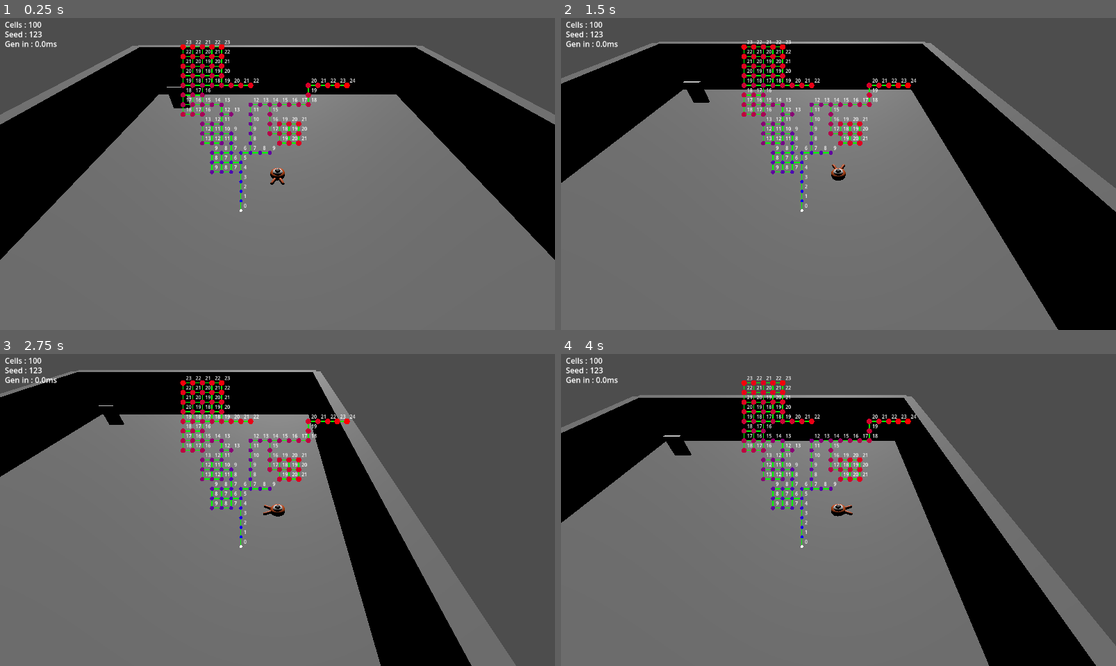
Above: before the commit, frames 1-4 (two rows, left to right).
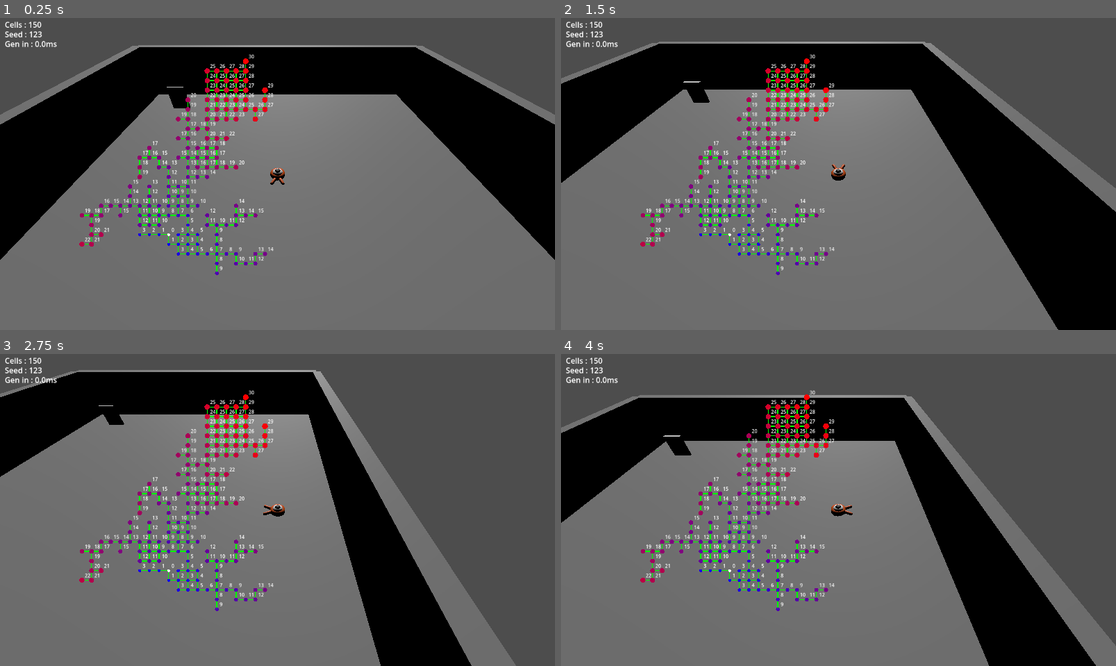
Above: after the commit, the same moments.

Repository: LeFodeurCou/Godot-Lab
Game: Godot game, scene res://World/Static/World000001.tscn
Two runs of this game, one before a commit and one after it. Both use one fixed random seed, a clock stepped at 60 frames per second and the inputs below. This scene is started directly instead of the project's main scene.
Inputs:
- Up to frame 1 (0.25 s): no input
- Up to frame 2 (1.5 s): tap Enter at 0.5 s; hold D (move_right) 0.53-1.28 s; tap Space (jump) at 0.77 s; hold S (move_back) from 1.28 s (still down)
- Up to frame 3 (2.75 s): tap Space (jump) at 1.52 s; release S (move_back) at 2.03 s; hold D (move_right) from 2.03 s (still down)
- Up to frame 4 (4 s): release D (move_right) at 2.78 s; hold W (move_forward) 2.78-3.53 s; tap Space (jump) at 3.02, 3.77 s; hold A (move_left) from 3.53 s (still down)

The runs differ from the first frame. In frame 1, 4.6% of the frame differs, in the area x 5-65%, y 1-83%; in frame 2, 4.6%; in frame 3, 4.6%; in frame 4, 4.6%.

Commit message:
Room distribution by graph completion threshold AND max heat approximation, both with PerlinNoise : Done, Direction bias : Done, Noise Bias : Done, Branch Depth Bias to choose more often recent or random frontier instead olds : Done. Some micro opti again done

Diff:
--- a/Behaviour/ProceduralGeneration/Model/ProceduralGeneratorConfig.gd
+++ b/Behaviour/ProceduralGeneration/Model/ProceduralGeneratorConfig.gd
@@ -10,33 +10,44 @@
 # 10K ~150ms
 # 100K ~1.5s
 # 1M ~16s
-var cellNumber: int = 100
+var cellNumber: int = 150
+#var cellNumber: int = 10000000 # Hardest stress test
 # true : more corridor maze by counting neighbors
 # false : more blob maze (no neighbors count)
 var isStrictMaze: bool = true
 var frontierDecay: float = 0.1
-var directionMomentum: float = 0.7
-var corridorCoefficient:float = 0.6
+var directionMomentum: float = 0.3
 # We need to start by greater rooms first
 # to avoid erasing smallest one after they was generated
-# size: [coefficient, maxNumber, threshold]
+# size: [coefficient, maxNumber, threshold, heatMin]
 # coefficient : chances rooms can appear during generation
 # maxNumber : room limit in one generation
-# threshold : rooms can't apear before a threshold based on the graph build progression
+# threshold : rooms can't appear before a threshold based on the graph build progression
 # -> can quickly hard limit rooms on smaller cellNumber
+# heatMin : a heat ration when rooms can start to appear
 var roomCoefficient: Dictionary = {
 	5: [
 		1,
 		1,
-		0.7,
+		0.79,
+		0.8,
 	],
 	3: [
 		0.3,
 		4,
-		0.2,
+		0.05,
+		0.1,
 	],
 } # 0.05 of cells can become a room candidate
 var roomSizes: Array = PackedInt32Array()
+# Direction bias
+# globalDirectionBias[0] is the x axe with West(-1) and East(1)
+# globalDirectionBias[1] is the y axe with North(-1) and Sound(1)
+var globalDirectionBias := PackedFloat32Array([0.4,-0.5])
+# the coefficient of the direction bias
+var globalBiasStrength := 0.8
+# the coefficient of the nois bias
+var noiseBiasStrength := 0.5
 
 # Second phase variables
 
--- a/Behaviour/ProceduralGeneration/ProceduralGenerator.gd
+++ b/Behaviour/ProceduralGeneration/ProceduralGenerator.gd
@@ -17,6 +17,12 @@
 var frontier: Array
 var cellCount: int
 var graphBuildProgression: float
+# Noise bias direction
+var dirNoise := FastNoiseLite.new()
+# Perlin noise
+var biomeNoise := FastNoiseLite.new()
+# heat distribution
+var expectedMaxHeat: float
 
 var config: ProceduralGeneratorConfig
 # Values from config
@@ -24,13 +30,15 @@
 var isStrictMaze: bool
 var frontierDecay: float
 var directionMomentum: float
-var corridorCoefficient:float
 var rng: RandomGenerator
 var roomCoefficient: Dictionary
 var roomSizes: Array
 var roomCounts: Dictionary
 var loopChance: float
 var canLoopDoubleCheck: float
+var globalDirectionBias:= PackedFloat32Array()
+var globalBiasStrength: float
+var noiseBiasStrength: float
 
 # Directions
 const DIR_TOP = 0
@@ -72,7 +80,6 @@
 	isStrictMaze = inputConfig.isStrictMaze
 	frontierDecay = inputConfig.frontierDecay
 	directionMomentum = inputConfig.directionMomentum
-	corridorCoefficient = inputConfig.corridorCoefficient
 	roomCoefficient = inputConfig.roomCoefficient
 	roomSizes = inputConfig.roomSizes
 	roomCounts = {}
@@ -80,6 +87,9 @@
 		roomCounts[size] = 0
 	loopChance = inputConfig.loopChance
 	canLoopDoubleCheck = inputConfig.canLoopDoubleCheck
+	globalDirectionBias = inputConfig.globalDirectionBias
+	globalBiasStrength = inputConfig.globalBiasStrength
+	noiseBiasStrength = inputConfig.noiseBiasStrength
 
 func soaClearAndInit() -> void:
 	# SoA Cell clear
@@ -114,6 +124,14 @@
 	frontier = []
 	cellCount = 1
 	graphBuildProgression = 0.0
+	# Noise direction setup
+	dirNoise.seed = rng.randi(0, 2147483647) # 2147483647 is the max int possible
+	dirNoise.frequency = 0.05
+	# Perlin noise setup
+	biomeNoise.seed = rng.randi(0, 2147483647)
+	biomeNoise.frequency = 0.02
+	# maxHeat approximation
+	expectedMaxHeat = sqrt(cellNumber) * 2
 
 func create() -> void:
 	# First SoA Cell
@@ -128,19 +146,21 @@
 	var frontierIndex
 	# Here we check frontier size to avoid pathological seeds
 	while cellCount < cellNumber and frontier.size() > 0:
+		graphBuildProgression = float(cellCount) / float(cellNumber)
 		var frontierSize = frontier.size()
-		if frontierSize == 1:
-			# Take the last frontier it stay after some was removed
-			frontierIndex = 0
-		elif rng.randf() < 0.9:
+		#Branch Depth Bias
+		var r = rng.randf()
+		if r < 0.6:
 			# Take the last frontier cell
-			frontierIndex = frontierSize - 1
-		else:
+			frontierIndex = frontierSize - 1     # continue branch
+		elif r < 0.85:
 			# Take a random frontier cell
 			frontierIndex = rng.randi(0, frontierSize - 1)
+		else:
+			# Take the oldest frontier made
+			frontierIndex = int(frontierSize * rng.randf() * rng.randf())
 		if(!placeRoomIfPossible(frontierIndex)):
 			placeNeighborCell(frontierIndex)
-		graphBuildProgression = float(cellCount) / cellNumber
 
 	# Second phase : optional loops and heat computation
 	socketRandomConnecter()
@@ -157,8 +177,11 @@
 		if cellCount + size * size > cellNumber:
 			continue
 		var roomConfig = roomCoefficient[size]
-		var threshold = roomConfig[2]
-		if graphBuildProgression <= threshold:
+		var biome = (biomeNoise.get_noise_2d(cx, cy) + 1.0) *0.5
+		var heatRatio = float(cellHeat[cellIndex] + 1) / expectedMaxHeat
+		var heatMin = roomConfig[3] * biome
+		var threshold = roomConfig[2] * biome
+		if graphBuildProgression <= threshold or heatMin <= heatRatio:
 			continue
 		var maxRooms = roomConfig[1]
 		if roomCounts[size] >= maxRooms:
@@ -232,20 +255,23 @@
 	var cx = cellX[cellIndex]
 	var cy = cellY[cellIndex]
 	# O(1) Cyclic direction to avoid a O(n) shuffle
-	var startDir = rng.randi(0, 3)
+	var startDir = rng.randi(0, 3) # remove after direction bias done
 	for i in 4:
 		var dir = (startDir + i) & 3
-		if cellDirection[cellIndex] != -1 and i == 0 and rng.randf() < directionMomentum:
-			dir = cellDirection[cellIndex]
-		var px = cx + DX[dir]
-		var py = cy + DY[dir]
 		var gridKey = cellKey[cellIndex] + KEY_DIR[dir]
+		if (grid.has(gridKey)):
+			continue
 		# countNeighbors inlined here
 		var neighborCount = 0
 		for ndir in 4:
-			if grid.has(key(px + DX[ndir],  py + DY[ndir])):
+			if grid.has(gridKey + KEY_DIR[ndir]):
 				neighborCount += 1
-		if !grid.has(gridKey) and (not isStrictMaze or neighborCount <= 1):
+		if isStrictMaze and neighborCount > 1:
+			continue
+		var px = cx + DX[dir]
+		var py = cy + DY[dir]
+		var weight = directionWeight(dir, px, py, cellDirection[cellIndex])
+		if rng.randf() < weight:
 			frontierDecayRandomizer()
 			var newCellIndex = cellCount
 			cellX[newCellIndex] = px
@@ -258,6 +284,21 @@
 			connectCellToCell(cellIndex, newCellIndex, dir)
 			return
 	frontierRemove(frontierIndex)
+
+func directionWeight(dir:int, cx: int, cy: int, prevDir: int) -> float:
+	var weight := 1.0
+	var dirX = DX[dir]
+	var dirY = DY[dir]
+	weight += (
+		dirX * globalDirectionBias[0] +
+		dirY * globalDirectionBias[1]
+	) * globalBiasStrength + (
+		dirX * dirNoise.get_noise_2d(cx, cy) +
+		dirY * dirNoise.get_noise_2d(cx + 1000, cy + 1000)
+	) * noiseBiasStrength
+	if dir == prevDir:
+		weight += directionMomentum
+	return max(weight, 0.05)
 
 func frontierDecayRandomizer() -> void:
 	var frontierSize = frontier.size()
@@ -338,3 +379,4 @@
 	roomCoefficient.clear()
 	roomSizes.clear()
 	roomCounts.clear()
+	globalDirectionBias.clear()
--- a/World/Static/testScript.gd
+++ b/World/Static/testScript.gd
@@ -39,7 +39,7 @@
 	var seedHandler = SeedHandler.new(originSeed)
 	var config = ProceduralGeneratorConfig.new(seedHandler)
 	generator = ProceduralGenerator.new(config)
-	offset = Vector2(-config.cellNumber, -config.cellNumber) * cell_scale + Vector2(500,400)
+	offset = Vector2(-config.cellNumber, -config.cellNumber) * cell_scale + Vector2(350,450)
 
 	start = Time.get_ticks_usec()
 	generator.create()
